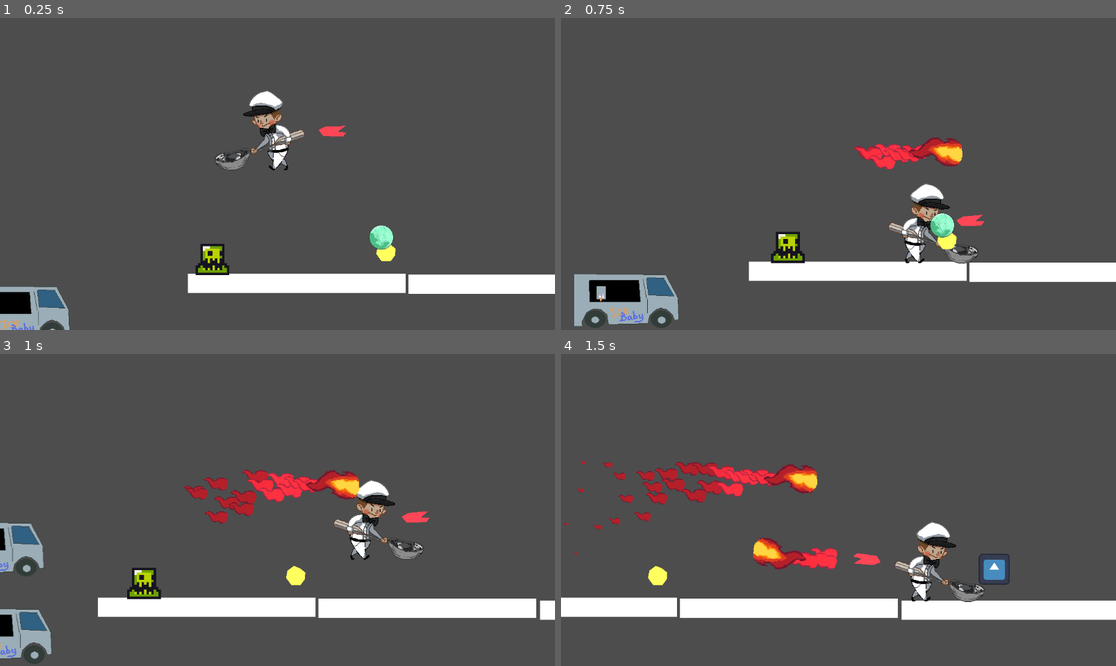
Above: before the commit, frames 1-4 (two rows, left to right).
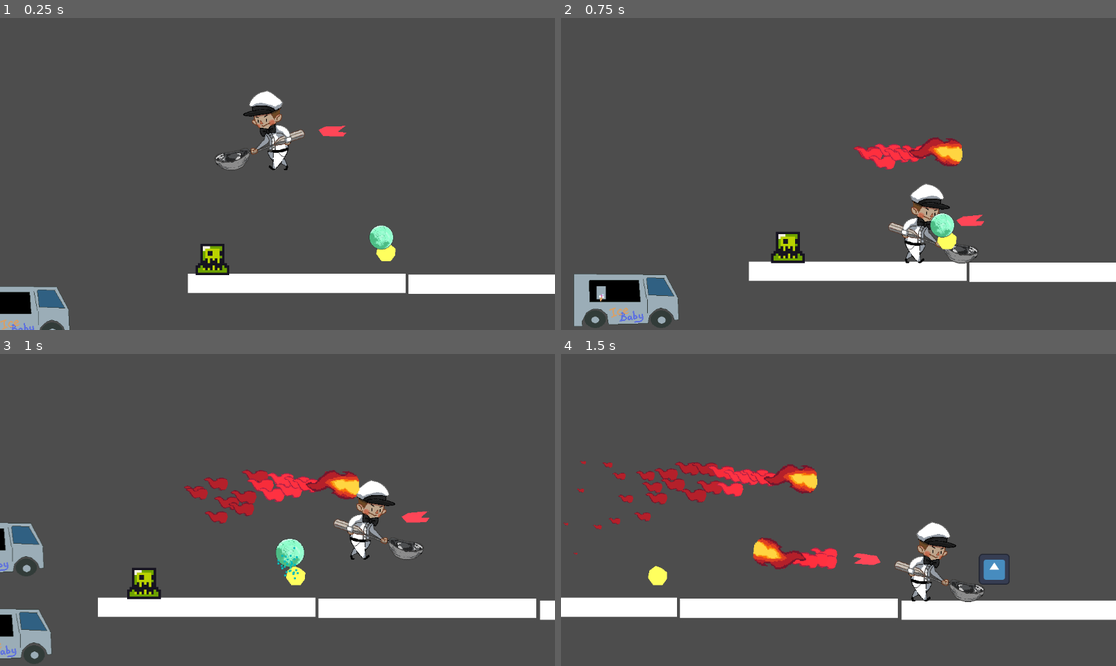
Above: after the commit, the same moments.

Repository: KarlJungtow/Minijam_icecream
Game: Godot game, scene res://scenes/test_level.tscn
Same seed, same stepped clock (60 frames per second), same inputs: the game is played once before the commit and once after it. This scene is started directly instead of the project's main scene. The engine's default icon, where the game draws it, is replaced by a stand-in: a white triangle on a blue panel in a dark square.
Inputs (mouse positions are in pixels of both pictures, inside the frame that each line leads up to):
- Up to frame 1 (0.25 s): no input
- Up to frame 2 (0.75 s): move the mouse to (960, 158) at 0.52 s; press the mouse at (960, 158) at 0.53 s; hold D (move-right) from 0.53 s (still down)
- Up to frame 3 (1 s): keep holding D (move-right); tap W (jump) at 0.77 s
- Up to frame 4 (1.5 s): keep holding D (move-right); move the mouse to (727, 525) at 1.27 s; release the mouse at (727, 525) at 1.28 s; click (727, 525) at 1.35 s

Frames 1-2 are identical in both runs. In frame 3, 0.4% of the frame differs, in the area x 49-55%, y 59-73%; in frame 4, nothing differs.
Error in both runs: Attempt to call function 'get_child_count' in base 'null instance' on a null instance. (res://scripts/enemy.gd:27)

Commit message:
add death animation to scoop

Diff:
--- a/pickups/scoop.gd
+++ b/pickups/scoop.gd
@@ -8,7 +8,15 @@
 func _process(delta):
 	pass
 
+
+
 func _on_body_entered(body):
 	if body.is_in_group("Player"):
 		G.handle_collectable.emit()
+		$AnimationPlayer.play("death")
+		$Sprite2D/CPUParticles2D.emitting = true
+
+
+func _on_animation_player_animation_finished(anim_name: StringName) -> void:
+	if anim_name == "death":
 		queue_free()
--- a/pickups/scoop.tscn
+++ b/pickups/scoop.tscn
@@ -1,10 +1,111 @@
-[gd_scene load_steps=4 format=3 uid="uid://bk1j06hh033nw"]
+[gd_scene load_steps=7 format=3 uid="uid://bk1j06hh033nw"]
 
 [ext_resource type="Script" path="res://pickups/scoop.gd" id="1_hb6d1"]
 [ext_resource type="Texture2D" uid="uid://da00aopoh1hn0" path="res://assets/scoop.png" id="2_cs2hh"]
 
 [sub_resource type="CircleShape2D" id="CircleShape2D_mop8r"]
 radius = 24.0208
+
+[sub_resource type="Animation" id="Animation_kuc43"]
+resource_name = "death"
+length = 0.7
+tracks/0/type = "bezier"
+tracks/0/imported = false
+tracks/0/enabled = true
+tracks/0/path = NodePath("Sprite2D:position:x")
+tracks/0/interp = 1
+tracks/0/loop_wrap = true
+tracks/0/keys = {
+"handle_modes": PackedInt32Array(),
+"points": PackedFloat32Array(),
+"times": PackedFloat32Array()
+}
+tracks/1/type = "bezier"
+tracks/1/imported = false
+tracks/1/enabled = true
+tracks/1/path = NodePath("Sprite2D:position:y")
+tracks/1/interp = 1
+tracks/1/loop_wrap = true
+tracks/1/keys = {
+"handle_modes": PackedInt32Array(0, 0, 0),
+"points": PackedFloat32Array(-2, -0.25, 0, 0.25, 0, -20, -0.25, 0, 0.25, 0, 10, -0.25, 0, 0.25, 0),
+"times": PackedFloat32Array(0, 0.2, 0.6)
+}
+tracks/2/type = "bezier"
+tracks/2/imported = false
+tracks/2/enabled = true
+tracks/2/path = NodePath("Sprite2D:scale:x")
+tracks/2/interp = 1
+tracks/2/loop_wrap = true
+tracks/2/keys = {
+"handle_modes": PackedInt32Array(0, 0, 0),
+"points": PackedFloat32Array(1, -0.25, 0, 0.25, 0, 1.2, -0.25, 0, 0.25, 0, 0.3, -0.25, 0, 0.25, 0),
+"times": PackedFloat32Array(0, 0.3, 0.6)
+}
+tracks/3/type = "bezier"
+tracks/3/imported = false
+tracks/3/enabled = true
+tracks/3/path = NodePath("Sprite2D:scale:y")
+tracks/3/interp = 1
+tracks/3/loop_wrap = true
+tracks/3/keys = {
+"handle_modes": PackedInt32Array(0, 0, 0),
+"points": PackedFloat32Array(1, -0.25, 0, 0.25, 0, 1.2, -0.25, 0, 0.25, 0, 0.3, -0.25, 0, 0.25, 0),
+"times": PackedFloat32Array(0, 0.3, 0.6)
+}
+
+[sub_resource type="Animation" id="Animation_tumh8"]
+length = 0.001
+tracks/0/type = "bezier"
+tracks/0/imported = false
+tracks/0/enabled = true
+tracks/0/path = NodePath("Sprite2D:position:x")
+tracks/0/interp = 1
+tracks/0/loop_wrap = true
+tracks/0/keys = {
+"handle_modes": PackedInt32Array(0),
+"points": PackedFloat32Array(2, -0.25, 0, 0.25, 0),
+"times": PackedFloat32Array(0)
+}
+tracks/1/type = "bezier"
+tracks/1/imported = false
+tracks/1/enabled = true
+tracks/1/path = NodePath("Sprite2D:position:y")
+tracks/1/interp = 1
+tracks/1/loop_wrap = true
+tracks/1/keys = {
+"handle_modes": PackedInt32Array(0),
+"points": PackedFloat32Array(-2, -0.25, 0, 0.25, 0),
+"times": PackedFloat32Array(0)
+}
+tracks/2/type = "bezier"
+tracks/2/imported = false
+tracks/2/enabled = true
+tracks/2/path = NodePath("Sprite2D:scale:x")
+tracks/2/interp = 1
+tracks/2/loop_wrap = true
+tracks/2/keys = {
+"handle_modes": PackedInt32Array(0),
+"points": PackedFloat32Array(1, -0.25, 0, 0.25, 0),
+"times": PackedFloat32Array(0)
+}
+tracks/3/type = "bezier"
+tracks/3/imported = false
+tracks/3/enabled = true
+tracks/3/path = NodePath("Sprite2D:scale:y")
+tracks/3/interp = 1
+tracks/3/loop_wrap = true
+tracks/3/keys = {
+"handle_modes": PackedInt32Array(0),
+"points": PackedFloat32Array(1, -0.25, 0, 0.25, 0),
+"times": PackedFloat32Array(0)
+}
+
+[sub_resource type="AnimationLibrary" id="AnimationLibrary_bwq5p"]
+_data = {
+"RESET": SubResource("Animation_tumh8"),
+"death": SubResource("Animation_kuc43")
+}
 
 [node name="Scoop" type="Area2D"]
 script = ExtResource("1_hb6d1")
@@ -14,7 +115,27 @@
 position = Vector2(2, -2)
 texture = ExtResource("2_cs2hh")
 
+[node name="CPUParticles2D" type="CPUParticles2D" parent="Sprite2D"]
+position = Vector2(-2, 10)
+emitting = false
+amount = 30
+lifetime = 0.5
+one_shot = true
+explosiveness = 0.53
+emission_shape = 1
+emission_sphere_radius = 23.47
+gravity = Vector2(2.08165e-12, 500)
+scale_amount_min = 4.0
+scale_amount_max = 4.0
+color = Color(0, 0.738699, 0.739145, 1)
+
 [node name="CollisionShape2D" type="CollisionShape2D" parent="."]
 shape = SubResource("CircleShape2D_mop8r")
 
+[node name="AnimationPlayer" type="AnimationPlayer" parent="."]
+libraries = {
+"": SubResource("AnimationLibrary_bwq5p")
+}
+
 [connection signal="body_entered" from="." to="." method="_on_body_entered"]
+[connection signal="animation_finished" from="AnimationPlayer" to="." method="_on_animation_player_animation_finished"]
